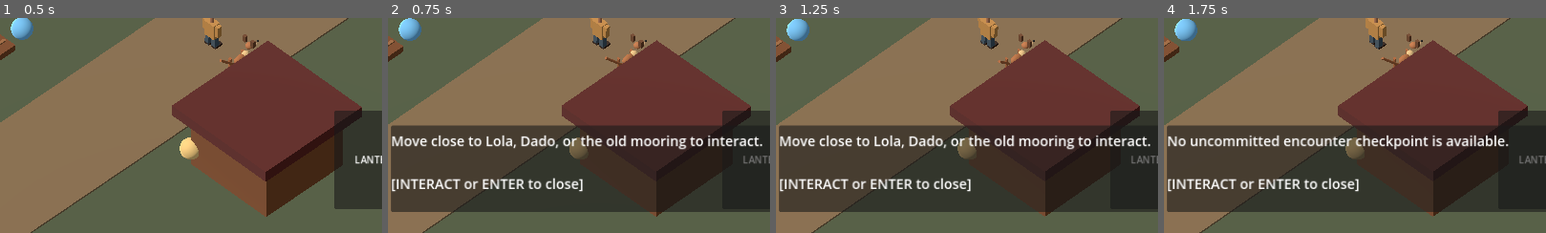
Above: before the commit, frames 1-4 (left to right).
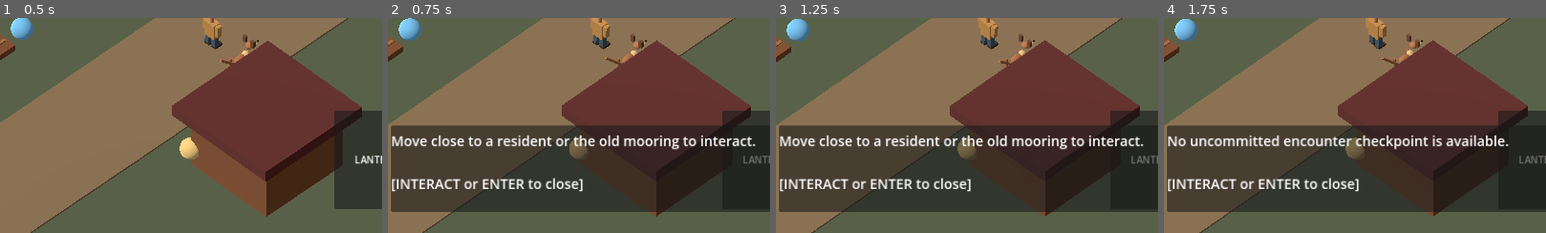
Above: after the commit, the same moments.

Repository: LokiJ07/Tabi-tabi
Game: Godot game, scene res://scenes/main.tscn
The game is run twice, just before and just after one commit, with the same random seed, the same clock (stepped at 60 frames per second) and the same inputs.
Inputs:
- Up to frame 1 (0.5 s): no input
- Up to frame 2 (0.75 s): click "INTERACT" at 0.5 s
- Up to frame 3 (1.25 s): no input
- Up to frame 4 (1.75 s): click "RETRY" at 1.25 s
The pictures show only the part of the screen within x 22-72%, y 50-100%; the shares and areas given below are measured in that part.

Frame 1 is identical in both runs. In frame 2, 2.2% of the frame differs, in the area x 25-98%, y 54-62%; in frame 3, 2.2%; in frame 4, nothing differs.

Commit message:
feat: contextual witness conversations and evidence persistence

Diff:
--- a/scripts/main.gd
+++ b/scripts/main.gd
@@ -3,6 +3,7 @@
 ## All primitive geometry is temporary and must be replaced by approved art.
 
 const NightModel = preload("res://scripts/narrative/night01_state.gd")
+const NightDialogue = preload("res://scripts/narrative/night01_dialogue.gd")
 const SantelmoActor = preload("res://scripts/encounters/santelmo_actor.gd")
 const FolkActors = preload("res://scripts/visuals/folk_actors.gd")
 const BantayRoute = preload("res://scripts/ai/bantay_route.gd")
@@ -487,37 +488,34 @@
 		if d < distance:
 			closest = key
 			distance = d
+	if closest == "":
+		_show_dialogue("Move close to a resident or the old mooring to interact.")
+		return
+	var dialogue_line: String = NightDialogue.response(closest, story, is_night)
 	match closest:
 		"LOLA":
 			talked_to_lola = true
 			story.seen_people["lola"] = true
-			_show_dialogue("LOLA PASING: Ayaw una isulat ang imong gituohan. Paminaw sa, dayon pangita og pamatuod.")
 		"DADO":
+			story.observe_clue("light_retreat")
 			talked_to_dado = true
 			story.seen_people["dado"] = true
-			story.observe_clue("light_retreat")
-			_show_dialogue("TATAY DADO: Gamay nga kahayag. Kung akong tutokan, mosibog. Kung molingi ko, murag naghulat.")
 		"SABEL":
 			story.seen_people["sabel"] = true
-			_show_dialogue("ALING SABEL: Si Mang Celso usa ka karaang boatman. Ayaw pagsagol sa iyang ngalan sa uban nga nawala.")
+			# Protect private family details; notebook stores only the fact that privacy was respected.
+			story.seen_people["privacy_agreed"] = true
 		"MARA":
-			story.seen_people["mara"] = true
 			if story.clues.has("old_mooring"):
 				story.observe_clue("boatman_name")
-				_show_dialogue("TEACHER MARA: Ang ledger nagtawag kang Mang Celso. I-compare nato ang testimonya ug lugar.")
-			else:
-				_show_dialogue("TEACHER MARA: Tan-awa ang karaang mooring una. Ang testimonya kinahanglan ikumpara.")
+			story.seen_people["mara"] = true
 		"MOORING":
 			story.observe_clue("old_mooring")
 			if story.seen_people.has("mara"):
 				story.observe_clue("boatman_name")
 			if is_night:
 				encountered_light = true
-				_show_dialogue("The light waits by the mooring. Observe gently, compare reflections, and honor the forgotten name.")
-			else:
-				_show_dialogue("A weathered mooring by the river. An older name seems to be missing from the record.")
-		_:
-			_show_dialogue("Move close to Lola, Dado, or the old mooring to interact.")
+	_show_dialogue(dialogue_line)
+	_save_story_silent()
 	_refresh_choices()
 	_update_objective()
 
--- /dev/null
+++ b/scripts/narrative/night01_dialogue.gd
@@ -0,0 +1,30 @@
+extends RefCounted
+## Night 1 witness dialogue: deterministic, non-linear, privacy-aware.
+## Dialogue is not an evidence grant on its own; established observations remain explicit.
+
+static func response(who: String, story: RefCounted, is_night: bool) -> String:
+	var revisiting: bool = story.seen_people.has(who.to_lower())
+	match who:
+		"LOLA":
+			if story.outcome != "":
+				return "LOLA PASING: Salamat nga nakauli ka. Ang mga nahitabo sa suba adunay mga kasunod nga epekto."
+			if story.has_complete_evidence():
+				return "LOLA PASING: Nakakuha ka sa tulo ka timailhan. Dili tanan kahayag peligro. Pangutan-a ang imong nahibaloan, dili ang imong kahadlok."
+			return "LOLA PASING: Ayaw una isulat ang imong gituohan. Paminaw sa, dayon pangita og pamatuod."
+		"DADO":
+			if revisiting:
+				return "TATAY DADO: Mao ra ang akong nakita: mosibog ang kahayag kon tutokan. Wala ko kahibalo kon unsa gyud siya."
+			return "TATAY DADO: Gamay nga kahayag. Kung akong tutokan, mosibog. Kung molingi ko, murag naghulat."
+		"SABEL":
+			if story.seen_people.has("privacy_agreed"):
+				return "ALING SABEL: Salamat. Ang istorya sa pamilya kinahanglan dili himuong tsismis."
+			return "ALING SABEL: Usa ka boatman si Mang Celso. Ayaw ipakaylap ang mga detalye sa iyang pamilya. Ang respeto dili baligya."
+		"MARA":
+			if story.clues.has("old_mooring"):
+				if revisiting:
+					return "TEACHER MARA: Balika ang duha ka ebidensya: ang karaang mooring ug ang pangalan sa ledger. Ayaw pagpasaka og konklusyon nga walay pagsusi."
+				return "TEACHER MARA: Sa karaang ledger, Mang Celso ang boatman. Ang dokumento makatabang, apan dili pa kini pamatuod sa unsay kahayag."
+			return "TEACHER MARA: Susiha una ang karaang mooring. Ikumpara ang lugar sa ledger ug istorya sa mga saksi."
+		"MOORING":
+			return "The mooring bears worn rope marks. At night, a wavering light lingers beyond the safe bank." if is_night else "A weathered mooring. Old rope fibers and water marks suggest years of use."
+	return "No new information. Observe the surroundings."
--- /dev/null
+++ b/tests/night01_dialogue_test.gd
@@ -0,0 +1,27 @@
+extends SceneTree
+const Dialogue = preload("res://scripts/narrative/night01_dialogue.gd")
+const State = preload("res://scripts/narrative/night01_state.gd")
+var failures := 0
+func _initialize() -> void:
+	call_deferred("_run")
+func _check(v: bool, name: String) -> void:
+	if not v:
+		failures += 1
+		printerr("Dialogue check: " + name)
+func _run() -> void:
+	var state = State.new()
+	_check(Dialogue.response("MARA", state, false).find("mooring") >= 0, "Mara directs to location before clue")
+	_check(Dialogue.response("DADO", state, false).find("mosibog") >= 0, "initial observation")
+	state.seen_people["dado"] = true
+	_check(Dialogue.response("DADO", state, false).find("Wala ko kahibalo") >= 0, "revisit is uncertainty not new proof")
+	_check(Dialogue.response("SABEL", state, false).find("ipakaylap") >= 0, "witness privacy")
+	state.seen_people["privacy_agreed"] = true
+	_check(Dialogue.response("SABEL", state, false).find("Salamat") >= 0, "privacy consent remembered")
+	state.observe_clue("old_mooring")
+	_check(Dialogue.response("MARA", state, false).find("ledger") >= 0, "record becomes available after mooring")
+	state.observe_clue("boatman_name")
+	state.observe_clue("light_retreat")
+	_check(Dialogue.response("LOLA", state, true).find("tulo") >= 0, "Lola responds to completed evidence")
+	_check(Dialogue.response("MOORING", state, true).find("At night") >= 0, "mooring nighttime dialogue")
+	print("Night 1 dialogue tests: ", "PASS" if failures == 0 else str(failures) + " failures")
+	quit(0 if failures == 0 else 1)
Not shown, added: docs/G2_WITNESSES.md
